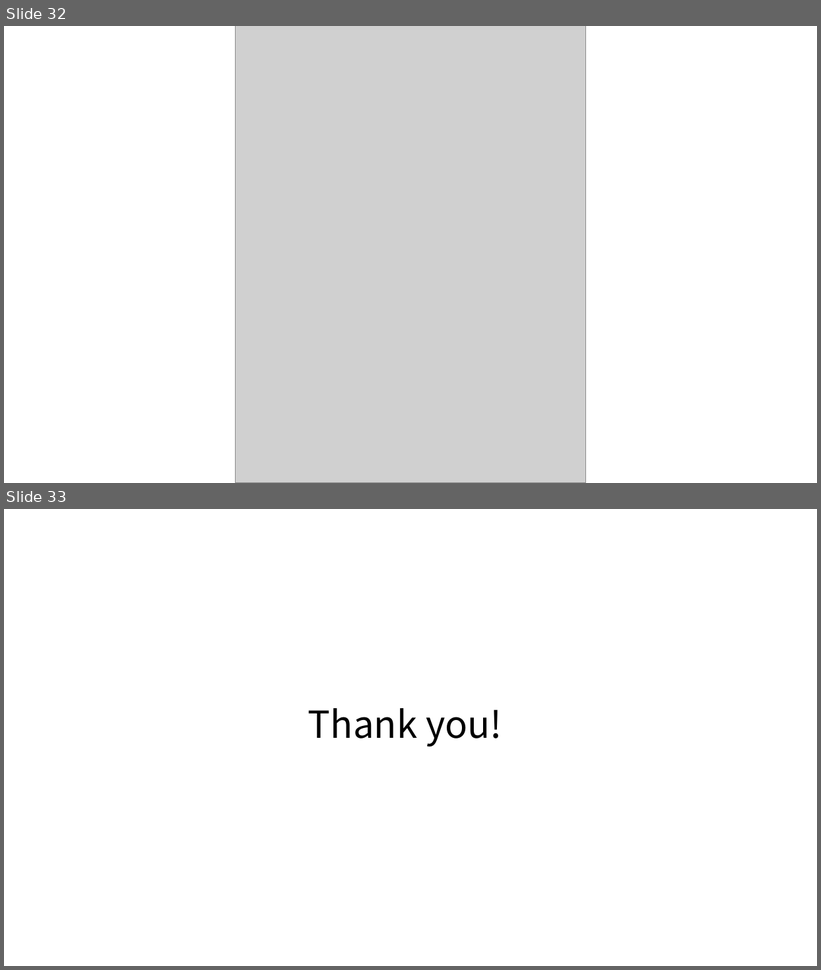
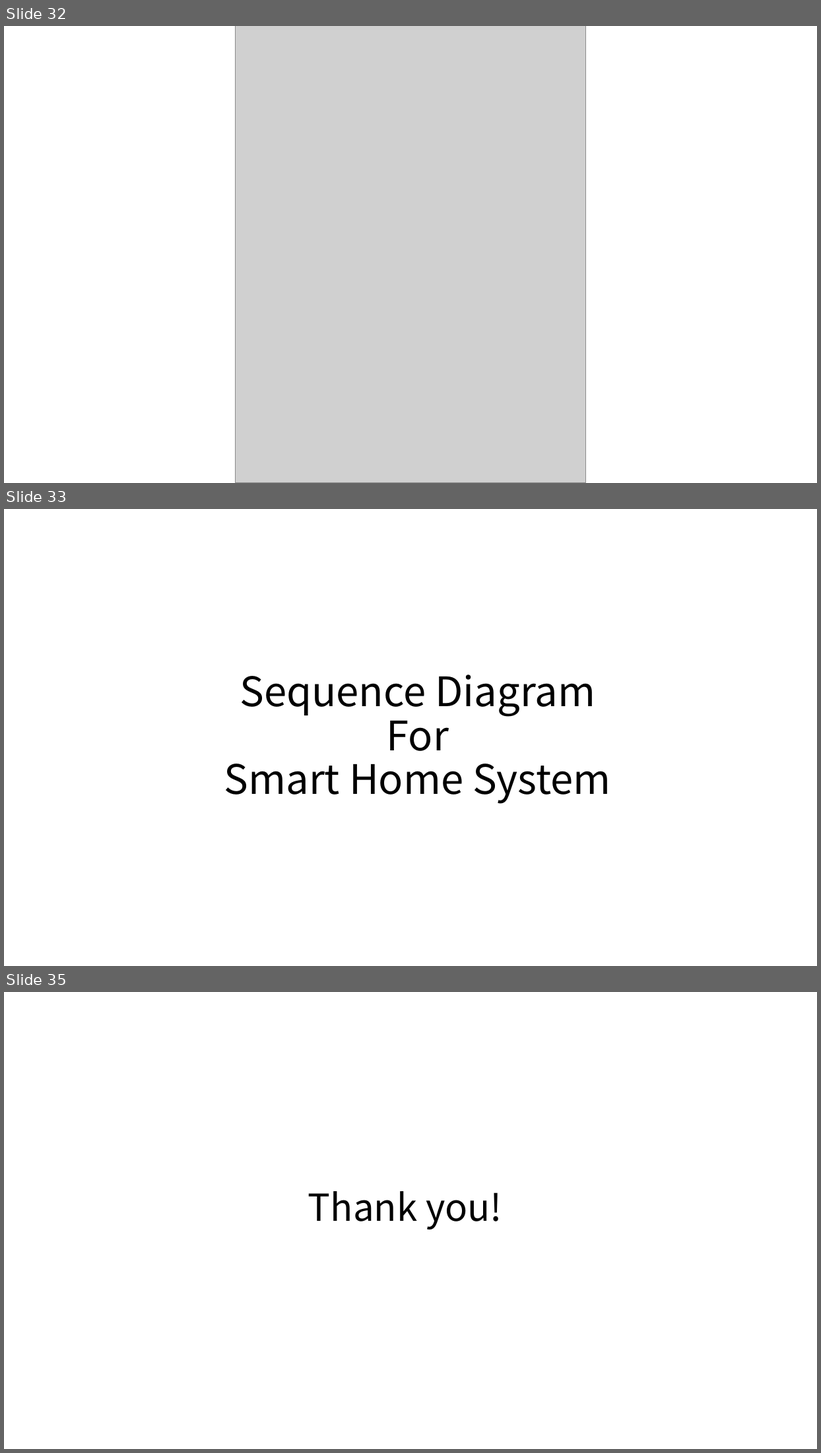
Before and after one commit to Asm-Nurussafa/Micro-Controller-group-project, a slide deck: Project 6/Smart Home system- Ideas and Scenarios.pptx. Shown one above the other, each under a label of ours: slides 32 and 33 before the commit, slides 32, 33 and 35 after it; the slides between them are not shown. The pictures are 821x970 and 821x1453 pixels, drawn with LibreOffice and Linux fonts; fonts in the diff are those of the drawing; grey boxes stand for pictures. Boxes give left, top, right and bottom in pixels: in the first picture for what was removed or moved away, otherwise in the second. Text is boxed around its words. In the diff, an @@ line names an element or a change of style, - is before the commit and + after.

```diff
--- a/Project 6/Smart Home system- Ideas and Scenarios.pptx
+++ b/Project 6/Smart Home system- Ideas and Scenarios.pptx
@@ slide 33 added at (4,509,817,966), background #FFFFFF @@
@@ title added at (224,675,611,804), 48 pt, text #000000 @@
+Sequence Diagram
+For
+Smart Home System
@@ what was slide 33 is now slide 35 @@
```
Also in this commit, not shown: 1 other slide added.
